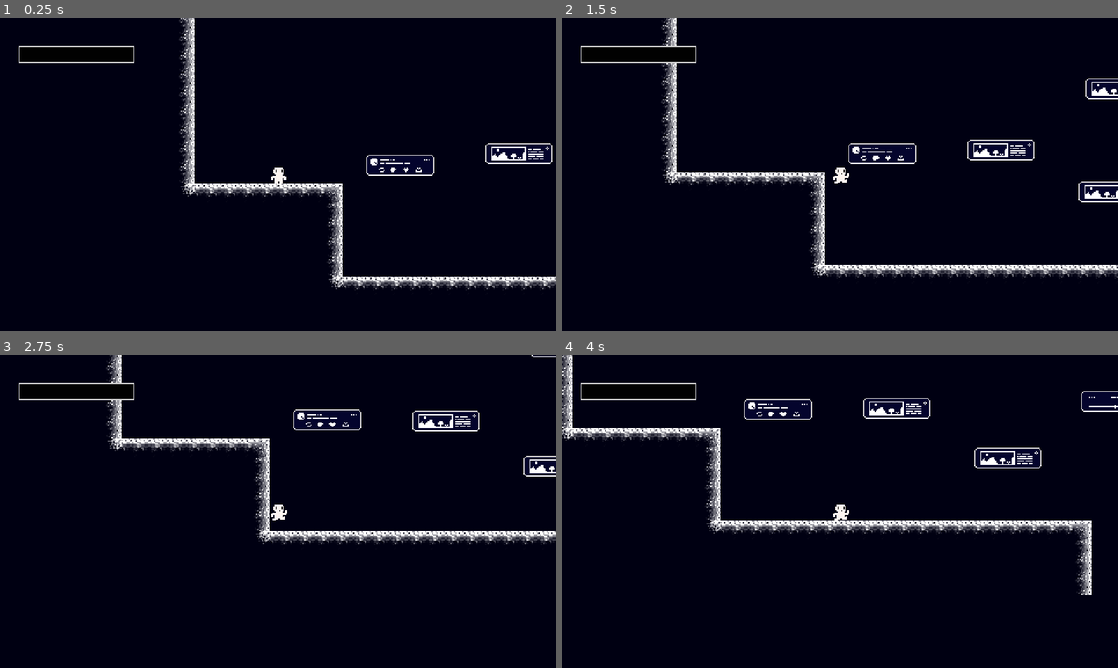
Above: before the commit, frames 1-4 (two rows, left to right).
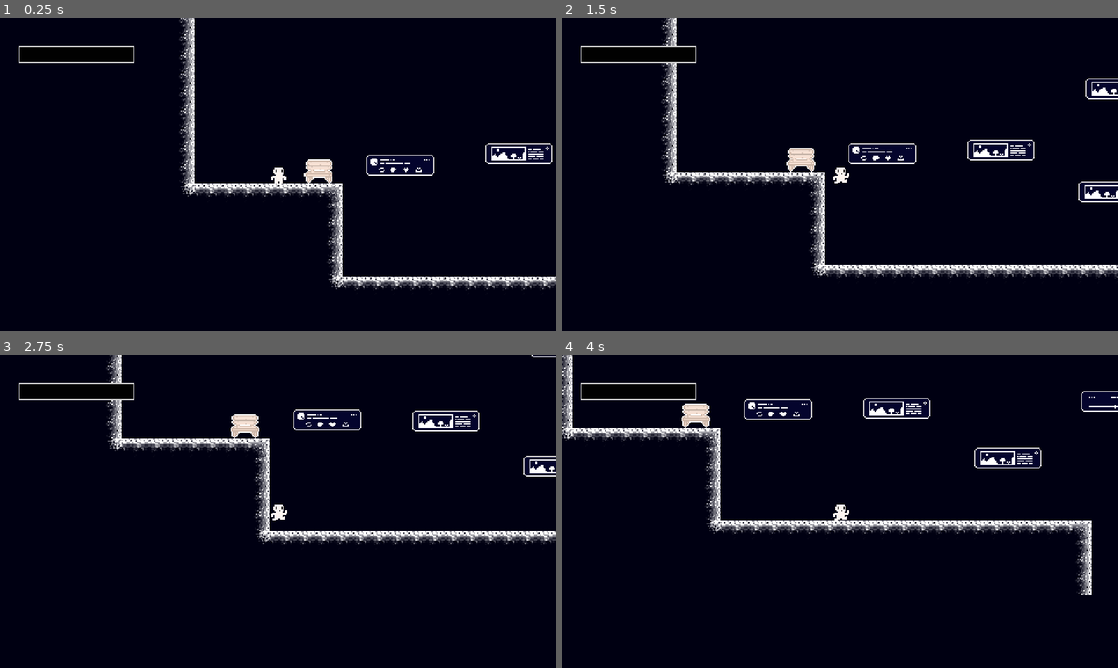
Above: after the commit, the same moments.

Repository: ilmoruuu/dontScroll
Game: Godot game, scene res://scenes/levels/fase1.tscn
Two runs of this game, one before a commit and one after it. Both use one fixed random seed, a clock stepped at 60 frames per second and the inputs below. This scene is started directly instead of the project's main scene.
Inputs:
- Up to frame 1 (0.25 s): no input
- Up to frame 2 (1.5 s): tap Enter (ui_accept) at 0.5, 1.35 s; hold Enter (ui_accept) 0.53-1.28 s; hold Right (ui_right) from 0.53 s (still down); tap F (interact, bound only after the commit) at 0.6 s
- Up to frame 3 (2.75 s): tap Enter (ui_accept) at 1.52, 1.82 s; tap F (interact, bound only after the commit) at 1.55, 2.1 s; release Right (ui_right) at 2.03 s; hold Left (ui_left) from 2.03 s (still down); hold Enter (ui_accept) from 2.03 s (still down)
- Up to frame 4 (4 s): release Left (ui_left) at 2.78 s; release Enter (ui_accept) at 2.78 s; hold Right (ui_right) from 2.78 s (still down); tap F (interact, bound only after the commit) at 2.85 s; tap Enter (ui_accept) at 3.02, 3.32 s; hold Enter (ui_accept) from 3.53 s (still down)

The runs differ from the first frame. In frame 1, 0.3% of the frame differs, in the area x 54-60%, y 45-53%; in frame 2, 0.3%; in frame 3, 0.3%; in frame 4, 0.3%.

Commit message:
feat: add basic bench feature, audio and interaction

Diff:
--- /dev/null
+++ b/dont-scroll/entities/audio_manager/audio_manager.tscn
@@ -0,0 +1,19 @@
+[gd_scene format=3 uid="uid://bn6g385v0dy7k"]
+
+[ext_resource type="Script" uid="uid://ctd06hbho66k0" path="res://scripts/audio_manager.gd" id="1_oa7eb"]
+[ext_resource type="AudioStream" uid="uid://i3aru608m484" path="res://assets/audio/main_waltz_theme.mp3" id="1_pmo2f"]
+[ext_resource type="AudioStream" uid="uid://dgc0x8r7d6utd" path="res://assets/audio/bench_theme.mp3" id="2_oa7eb"]
+[ext_resource type="AudioStream" uid="uid://cs0wryrh1gg24" path="res://assets/audio/death_effect.mp3" id="4_5x08n"]
+
+[node name="AudioManager" type="Node" unique_id=1071734051]
+script = ExtResource("1_oa7eb")
+
+[node name="MainMusic" type="AudioStreamPlayer" parent="." unique_id=1783223809]
+stream = ExtResource("1_pmo2f")
+autoplay = true
+
+[node name="BenchMusic" type="AudioStreamPlayer" parent="." unique_id=639752994]
+stream = ExtResource("2_oa7eb")
+
+[node name="DeathEffect" type="AudioStreamPlayer" parent="." unique_id=624031058]
+stream = ExtResource("4_5x08n")
--- /dev/null
+++ b/dont-scroll/entities/bench/bench.gd
@@ -0,0 +1,22 @@
+extends Node2D
+
+@onready var prompt = $Prompt
+
+var player_near = false
+var player_ref = null
+
+func _on_area_2d_body_entered(body):
+	player_near = true
+	player_ref = body
+	prompt.visible = true
+
+func _on_area_2d_body_exited():
+	player_near = false
+	player_ref = null
+	prompt.visible = false
+
+func _process(_delta):
+	if player_near and Input.is_action_just_pressed("interact"):
+		AudioManager.enter_bench()
+
+		player_ref.sit_on_bench(self)
--- /dev/null
+++ b/dont-scroll/entities/bench/bench.tscn
@@ -0,0 +1,28 @@
+[gd_scene format=3 uid="uid://b85sosryqw0xk"]
+
+[ext_resource type="Script" uid="uid://07o07t8g6lgq" path="res://entities/bench/bench.gd" id="1_nadji"]
+[ext_resource type="Texture2D" uid="uid://b85vxssvj57ro" path="res://assets/bench/bench.png" id="1_xcqps"]
+[ext_resource type="PackedScene" uid="uid://teslumdgcgy6" path="res://entities/bench/prompt.tscn" id="2_e22qu"]
+
+[sub_resource type="RectangleShape2D" id="RectangleShape2D_oseuo"]
+
+[node name="Bench" type="Node2D" unique_id=746857454]
+z_index = -1
+script = ExtResource("1_nadji")
+
+[node name="Sprite2D" type="Sprite2D" parent="." unique_id=1646690704]
+texture = ExtResource("1_xcqps")
+
+[node name="Area2D" type="Area2D" parent="." unique_id=392000771]
+
+[node name="CollisionShape2D" type="CollisionShape2D" parent="Area2D" unique_id=2097612474]
+shape = SubResource("RectangleShape2D_oseuo")
+
+[node name="Prompt" parent="." unique_id=906823716 instance=ExtResource("2_e22qu")]
+visible = false
+position = Vector2(0, -33)
+
+[node name="SeatPosition" type="Marker2D" parent="." unique_id=1403736669]
+
+[connection signal="body_entered" from="Area2D" to="." method="_on_area_2d_body_entered"]
+[connection signal="body_exited" from="Area2D" to="." method="_on_area_2d_body_exited"]
--- /dev/null
+++ b/dont-scroll/entities/bench/prompt.gd
@@ -0,0 +1,11 @@
+extends Node2D
+
+var time := 0.0
+var start_pos : Vector2
+
+func _ready():
+	start_pos = position
+
+func _process(delta):
+	time += delta
+	position.y = start_pos.y + sin(time * 3.0) * 3
--- /dev/null
+++ b/dont-scroll/entities/bench/prompt.tscn
@@ -0,0 +1,11 @@
+[gd_scene format=3 uid="uid://teslumdgcgy6"]
+
+[ext_resource type="Script" uid="uid://c74gyv4u57kn4" path="res://entities/bench/prompt.gd" id="1_1yaun"]
+[ext_resource type="Texture2D" uid="uid://dtwbh4s2p6m4e" path="res://assets/bench/f-button.png" id="2_0wh0h"]
+
+[node name="Prompt" type="Node2D" unique_id=906823716]
+script = ExtResource("1_1yaun")
+
+[node name="Sprite2D" type="Sprite2D" parent="." unique_id=211505302]
+z_index = 10
+texture = ExtResource("2_0wh0h")
--- a/dont-scroll/entities/exposition_bar/progress_bar.gd
+++ b/dont-scroll/entities/exposition_bar/progress_bar.gd
@@ -8,3 +8,4 @@
 
 func exposition_update():
 	value = target.expositon
+	AudioManager.update_exposition(target.expositon / 2)
--- a/dont-scroll/entities/player/player.gd
+++ b/dont-scroll/entities/player/player.gd
@@ -1,6 +1,7 @@
 extends CharacterBody2D
 
 @onready var animation: AnimatedSprite2D = $AnimatedSprite2D
+
 
 const SPEED = 80.0
 const JUMP_VELOCITY = -280.0
@@ -10,6 +11,7 @@
 signal exposition_changed
 
 var _exposition := 0.0
+var sitting := false
 
 var expositon: float:
 	get:
@@ -18,7 +20,21 @@
 		_exposition = value
 		exposition_changed.emit()
 
+func _process(_delta):
+
+	if sitting:
+
+		if Input.is_action_just_pressed("ui_left") \
+		or Input.is_action_just_pressed("ui_right") \
+		or Input.is_action_just_pressed("ui_accept"):
+
+			stand_up()
+
 func _physics_process(delta: float) -> void:
+
+	if sitting:
+		return
+
 	if not is_on_floor():
 		velocity.y += GRAVITY * delta
 
@@ -57,3 +73,16 @@
 				GameManager.bem_add(BEM_RATE_ON_PLATFORM * delta)
 				expositon += BEM_RATE_ON_PLATFORM * delta
 				print(expositon)
+
+func sit_on_bench(bench):
+	sitting = true
+
+	global_position = bench.get_node("SeatPosition").global_position
+
+	velocity = Vector2.ZERO
+
+
+func stand_up():
+	AudioManager.exit_bench()
+	sitting = false
+	global_position.y -= 8
--- a/dont-scroll/entities/player/player.tscn
+++ b/dont-scroll/entities/player/player.tscn
@@ -138,6 +138,7 @@
 shape = SubResource("RectangleShape2D_k80x8")
 
 [node name="Camera2D" type="Camera2D" parent="." unique_id=1068141356]
+z_index = 1
 
 [node name="ColorRect" type="ColorRect" parent="." unique_id=841866677]
 visible = false
--- a/dont-scroll/project.godot
+++ b/dont-scroll/project.godot
@@ -18,6 +18,7 @@
 [autoload]
 
 GameManager="*uid://c0c6n7o67sdwi"
+AudioManager="*uid://bn6g385v0dy7k"
 
 [display]
 
@@ -26,6 +27,14 @@
 window/size/window_width_override=960
 window/size/window_height_override=540
 window/stretch/mode="viewport"
+
+[input]
+
+interact={
+"deadzone": 0.2,
+"events": [Object(InputEventKey,"resource_local_to_scene":false,"resource_name":"","device":16,"window_id":0,"alt_pressed":false,"shift_pressed":false,"ctrl_pressed":false,"meta_pressed":false,"pressed":false,"keycode":0,"physical_keycode":70,"key_label":0,"unicode":0,"location":0,"echo":false,"script":null)
+]
+}
 
 [physics]
 
--- a/dont-scroll/scenes/levels/fase1.tscn
+++ b/dont-scroll/scenes/levels/fase1.tscn
@@ -9,6 +9,7 @@
 [ext_resource type="Texture2D" uid="uid://bslxjob44kog8" path="res://assets/tilesets/tile.png" id="6_745wh"]
 [ext_resource type="Texture2D" uid="uid://665p2ayilrxh" path="res://assets/tilesets/tilset2.png" id="7_4bc74"]
 [ext_resource type="PackedScene" uid="uid://ddhxcu8xpmlwj" path="res://scenes/levels/killzone.tscn" id="8_mffd4"]
+[ext_resource type="PackedScene" uid="uid://b85sosryqw0xk" path="res://entities/bench/bench.tscn" id="10_8uqc6"]
 
 [sub_resource type="PhysicsMaterial" id="PhysicsMaterial_4bc74"]
 
@@ -63,6 +64,7 @@
 target = NodePath("../../Player")
 
 [node name="ColorRect" type="ColorRect" parent="." unique_id=1390131299]
+z_index = -1
 custom_minimum_size = Vector2(40, 0)
 anchors_preset = -1
 offset_left = -589.0
@@ -132,3 +134,6 @@
 [node name="Killzone2" parent="." unique_id=753596741 instance=ExtResource("8_mffd4")]
 visible = false
 position = Vector2(550, 273)
+
+[node name="Bench" parent="." unique_id=746857454 instance=ExtResource("10_8uqc6")]
+position = Vector2(-53, 149)
--- /dev/null
+++ b/dont-scroll/scripts/audio_manager.gd
@@ -0,0 +1,27 @@
+extends Node
+
+@onready var main_music = $MainMusic
+@onready var bench_music = $BenchMusic
+@onready var death_effect = $DeathEffect
+
+func _ready():
+	main_music.play()
+
+func enter_bench():
+
+	main_music.stop()
+
+	bench_music.play()
+
+func exit_bench():
+
+	bench_music.stop()
+
+	main_music.play()
+
+func play_death_effect():
+	death_effect.play()
+
+func update_exposition(value):
+
+	main_music.pitch_scale = 1.0 + value * 0.01
--- a/dont-scroll/scripts/game_manager.gd
+++ b/dont-scroll/scripts/game_manager.gd
@@ -61,11 +61,14 @@
 
 func respawn() -> void:
 	bem = 0.0
+	AudioManager.play_death_effect()
 	is_crashed = false
 	get_tree().change_scene_to_file(checkpoint_scene)
 
 func game_over() -> void:
 	bem = 60.0
+	AudioManager.play_death_effect()
+
 	is_crashed = false
 	inventory.clear()
 	get_tree().change_scene_to_file(checkpoint_scene)
Not shown, added: dont-scroll/assets/audio/bench_theme.mp3.import
Not shown, added: dont-scroll/assets/audio/death_effect.mp3.import
Not shown, added: dont-scroll/assets/audio/main_waltz_theme.mp3.import
Binary file added: dont-scroll/assets/bench/bench.png
Not shown, added: dont-scroll/assets/bench/bench.png.import
Binary file added: dont-scroll/assets/bench/f-button.png
Not shown, added: dont-scroll/assets/bench/f-button.png.import
Not shown, added: dont-scroll/entities/bench/bench.gd.uid
Not shown, added: dont-scroll/entities/bench/prompt.gd.uid
Not shown, added: dont-scroll/scripts/audio_manager.gd.uid
Not shown, added: dont-scroll/assets/audio/bench_theme.mp3
Not shown, added: dont-scroll/assets/audio/death_effect.mp3
(and 1 more such lines)
